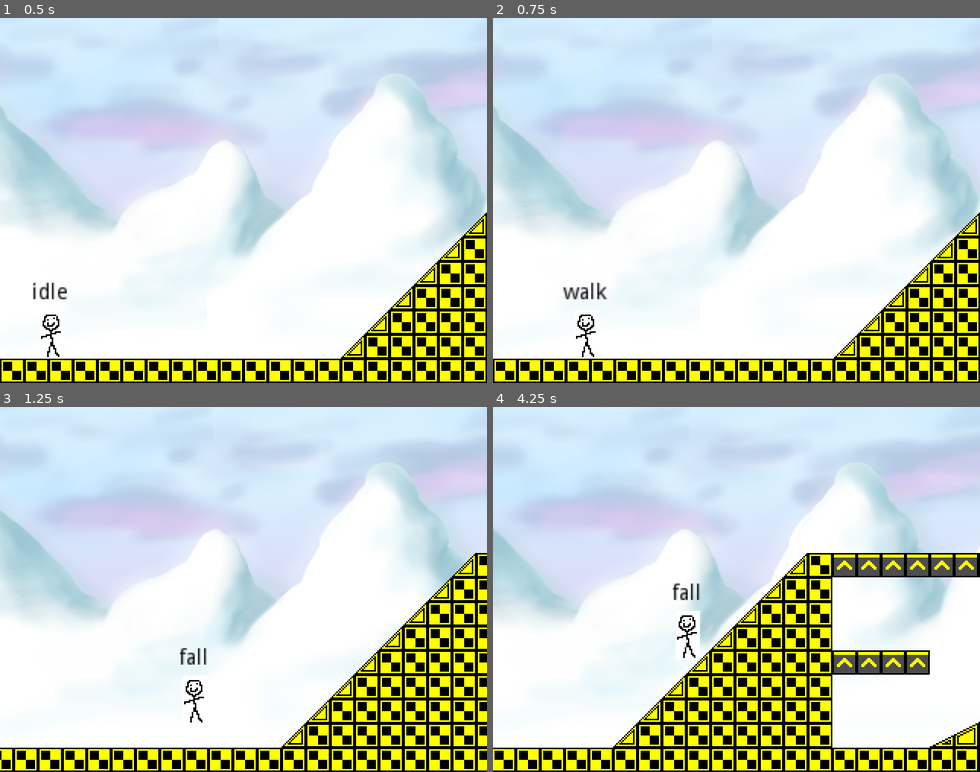
Above: before the commit, frames 1-4 (two rows, left to right).
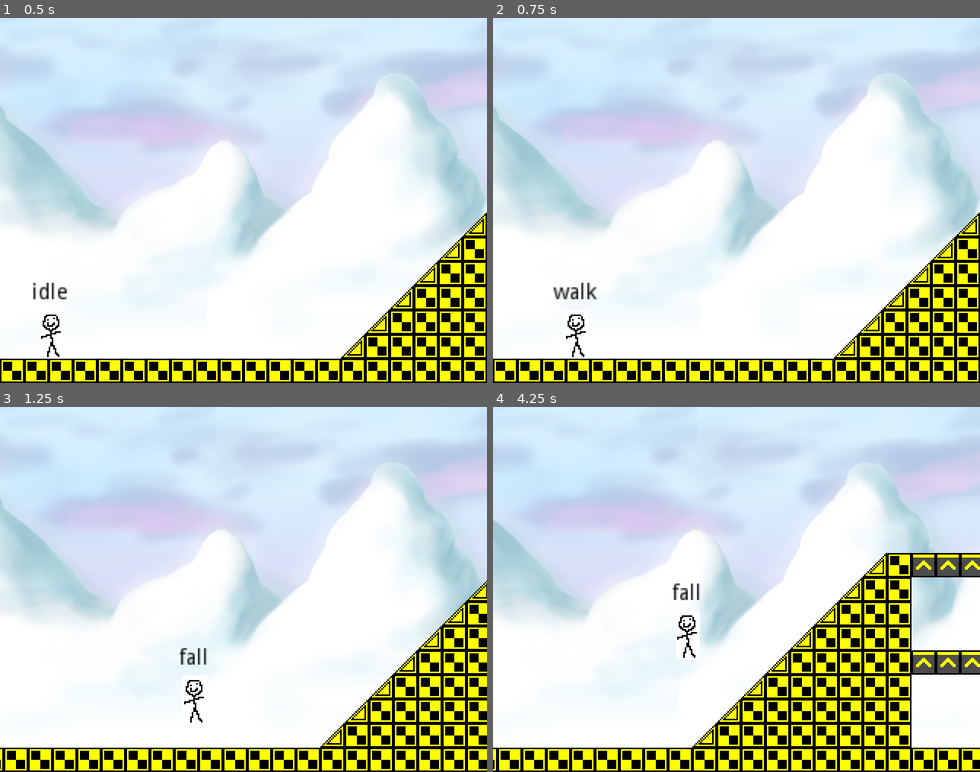
Above: after the commit, the same moments.

Repository: Alzter/RetroTux
Game: Godot game, scene res://Scenes/TestLevel.tscn
The game is run twice, just before and just after one commit, with the same random seed, the same clock (stepped at 60 frames per second) and the same inputs.
Inputs:
- Up to frame 1 (0.5 s): no input
- Up to frame 2 (0.75 s): hold Right (move_right) from 0.53 s (still down); hold Z (run) from 0.53 s (still down)
- Up to frame 3 (1.25 s): keep holding Right (move_right); keep holding Z (run); tap X (jump) at 0.77, 0.8, 1.07 s
- Up to frame 4 (4.25 s): release Z (run) at 1.28 s; tap X (jump) at 1.35, 1.52, 1.82, 2.3, 3.02, 3.32 s; tap Z (run) at 1.55, 2.85 s; release Right (move_right) at 2.03 s; hold Left (move_left) 2.03-2.78 s; hold Z (run) 2.03-2.78 s; hold Right (move_right) from 2.78 s (still down); hold X (jump) from 3.53 s (still down)

Frame 1 is identical in both runs. In frame 2, 0.5% of the frame differs, in the area x 12-24%, y 72-93%; in frame 3, 14%; in frame 4, 26%, in the area x 0-100%, y 18-100%.

Commit message:
the things i do just to get slopes to work

Diff:
--- a/src/Scenes/Players/Player.gd
+++ b/src/Scenes/Players/Player.gd
@@ -12,8 +12,8 @@
 onready var camera = get_tree().current_scene.get_node("Camera2D")
 
 const CAMERA_OFFSET = 32
-const WALK_SPEED = 8 * 16 # Tiles per second
-const RUN_SPEED = 14 * 16 # Tiles per second
+const WALK_SPEED = 6 * 16 # Tiles per second
+const RUN_SPEED = 12 * 16 # Tiles per second
 const FRICTION = 0.8
 
 var gravity = 12 * 60
@@ -43,7 +43,7 @@
 	var speed = RUN_SPEED if Input.is_action_pressed("run") else WALK_SPEED
 	if move_direction != 0 and velocity.x == 0:
 		velocity.x = WALK_SPEED * move_direction / 2
-	velocity.x = lerp(velocity.x, speed * move_direction, 0.1)
+	velocity.x = lerp(velocity.x, speed * move_direction, 0.08)
 	if abs(velocity.x) < 24:
 		velocity.x = 0
 
@@ -60,7 +60,9 @@
 	camera.position.x += camera_offset
 
 func hitbox_update():
+	$SlopeDetector.cast_to.x = 12 * sprite.scale.x
 	var floor_normal = $SlopeDetector.get_collision_normal()
+	print(floor_normal)
 	var on_slope = int(floor_normal != Vector2(0, -1) and (is_on_floor() or was_on_floor))
 
 	$Ray1.disabled = !on_slope
--- a/src/Scenes/Players/Player.tscn
+++ b/src/Scenes/Players/Player.tscn
@@ -29,6 +29,10 @@
 [node name="StateMachine" type="Node" parent="."]
 script = ExtResource( 3 )
 
+[node name="SlopeDetector" type="RayCast2D" parent="."]
+enabled = true
+cast_to = Vector2( 12, 32 )
+
 [node name="AnimatedSprite" type="AnimatedSprite" parent="."]
 frames = SubResource( 1 )
 
@@ -41,10 +45,6 @@
 process_mode = 0
 wait_time = 0.2
 one_shot = true
-
-[node name="SlopeDetector" type="RayCast2D" parent="."]
-enabled = true
-cast_to = Vector2( 0, 32 )
 
 [node name="HitboxSlope" type="CollisionShape2D" parent="."]
 position = Vector2( 0, -3 )
--- a/src/Scenes/Players/SMPlayer.gd
+++ b/src/Scenes/Players/SMPlayer.gd
@@ -26,8 +26,8 @@
 	if parent.jump_buffer.time_left and ((state == "idle" or state == "walk" or state == "run") or !parent.coyote_timer.is_stopped()):
 		parent.jump_buffer.stop()
 		parent.coyote_timer.stop()
-		parent.play_sound("jump")
-		if abs(parent.velocity.x) - 0.1 >= parent.RUN_SPEED:
+		parent.play_sound("bigjump")
+		if state == "run":
 			parent.velocity.y = -parent.jump_height_max
 		else:
 			parent.velocity.y = -parent.jump_height
@@ -93,7 +93,7 @@
 		return "jump"
 
 func run_state():
-	if abs(parent.velocity.x) - 4 > parent.RUN_SPEED:
+	if abs(parent.velocity.x) > parent.RUN_SPEED - 20:
 		return "run"
 	else:
 		return "walk"
